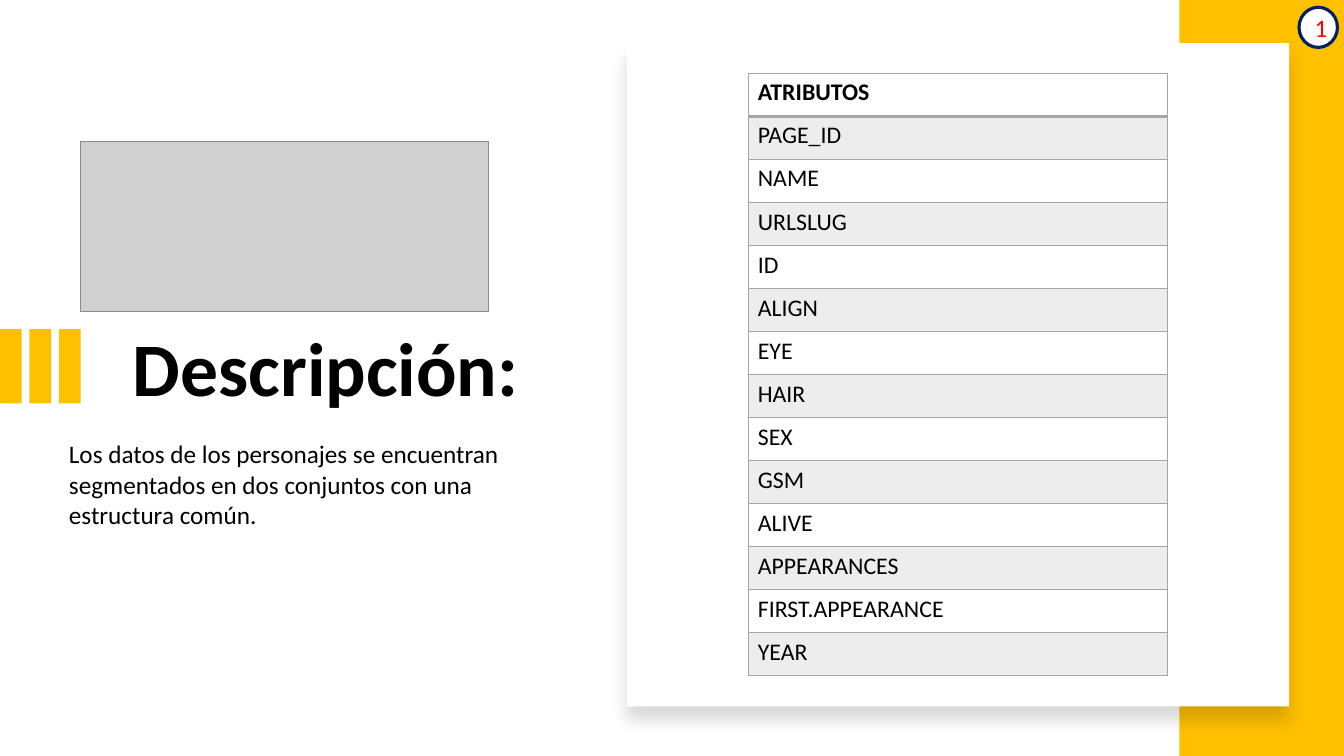
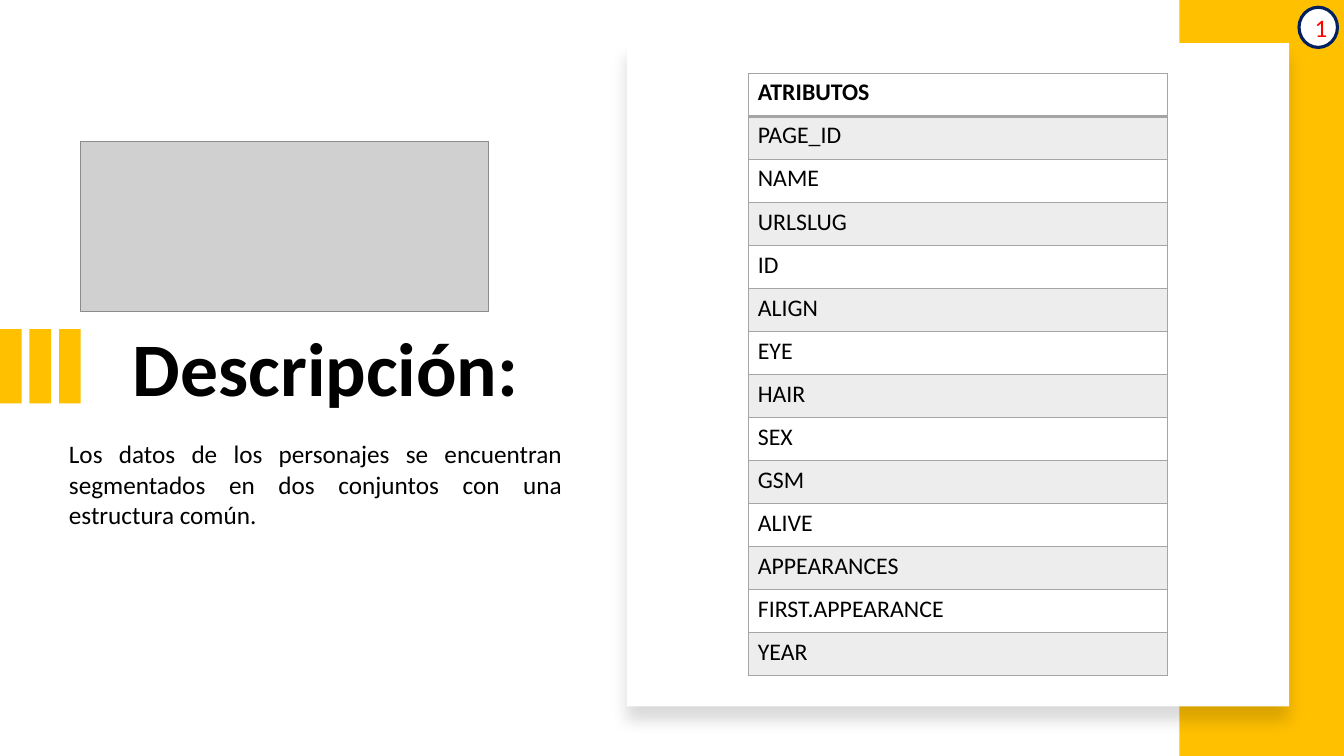
Before and after one commit to bennarben/comicdataset, a slide deck: slide 3 of Comic Dataset.pptx. Drawn at 1344x756 pixels with LibreOffice and Linux fonts; fonts in the diff are those of the drawing; grey boxes stand for pictures. Boxes give left, top, right and bottom in pixels: in the first picture for what was removed or moved away, otherwise in the second. Text is boxed around its words. In the diff, an @@ line names an element or a change of style, - is before the commit and + after.

```diff
--- a/Comic Dataset.pptx
+++ b/Comic Dataset.pptx
@@ text "Los datos de los personajes ..." at [69, 445, 562, 525]: alignment left to justified @@
```
Also in this commit, not shown: 2 slides added.
